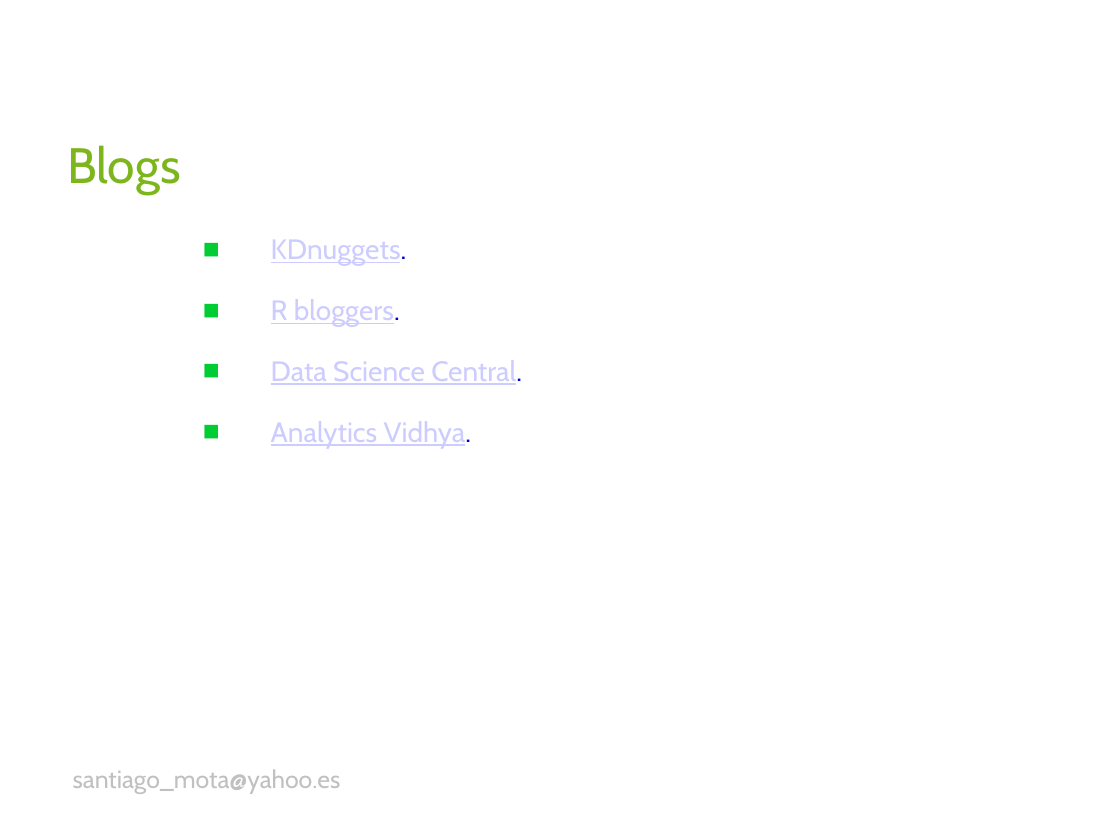
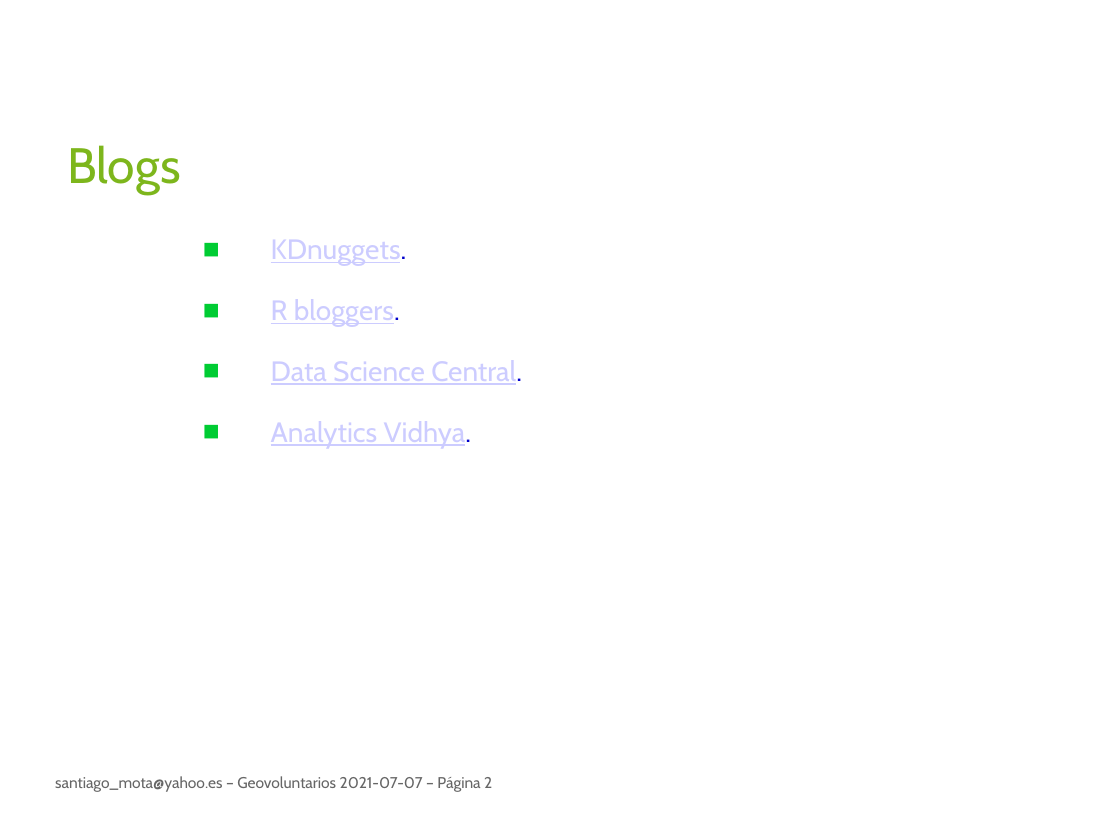
Before and after one commit to santiagomota/Geovoluntarios, a slide deck: slide 2 of Geovoluntarios_2021-07-07.ppt. Drawn at 1120x840 pixels with LibreOffice and Linux fonts; fonts in the diff are those of the drawing. Boxes give left, top, right and bottom in pixels: in the first picture for what was removed or moved away, otherwise in the second. Text is boxed around its words. In the diff, an @@ line names an element or a change of style, - is before the commit and + after.

```diff
--- a/Geovoluntarios_2021-07-07.ppt
+++ b/Geovoluntarios_2021-07-07.ppt
@@ text at (55,776,492,792): text changed; size 16 to 10 pt; text colour #C0C0C0 to #666666 @@
-santiago_mota@yahoo.es
+santiago_mota@yahoo.es – Geovoluntarios 2021-07-07 – Página 2
```
Also in this commit, not shown: 4 other slides changed, 2 other files.
